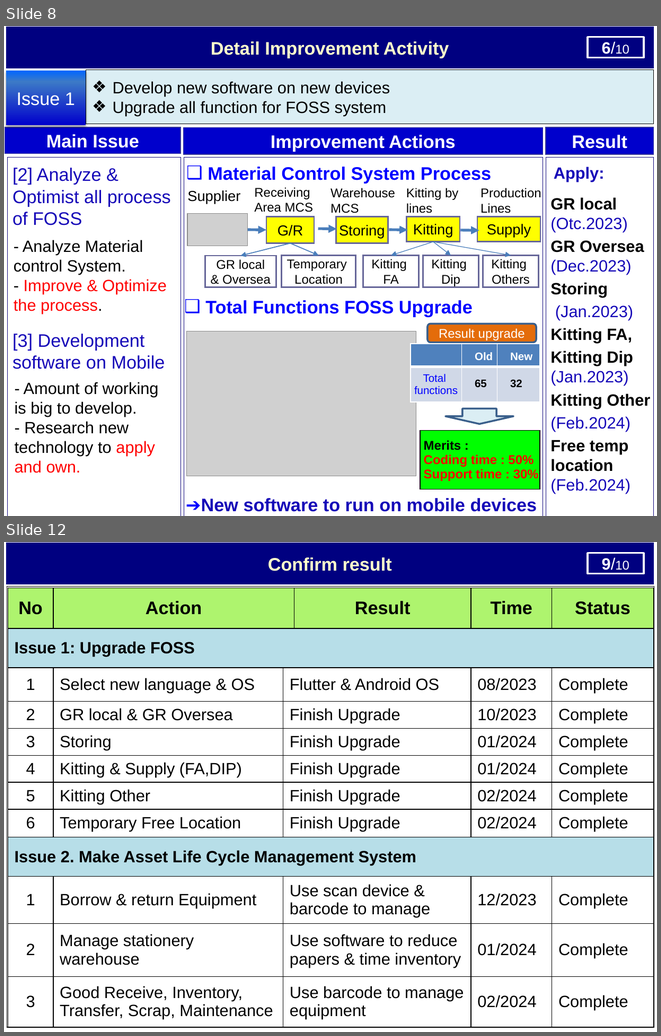
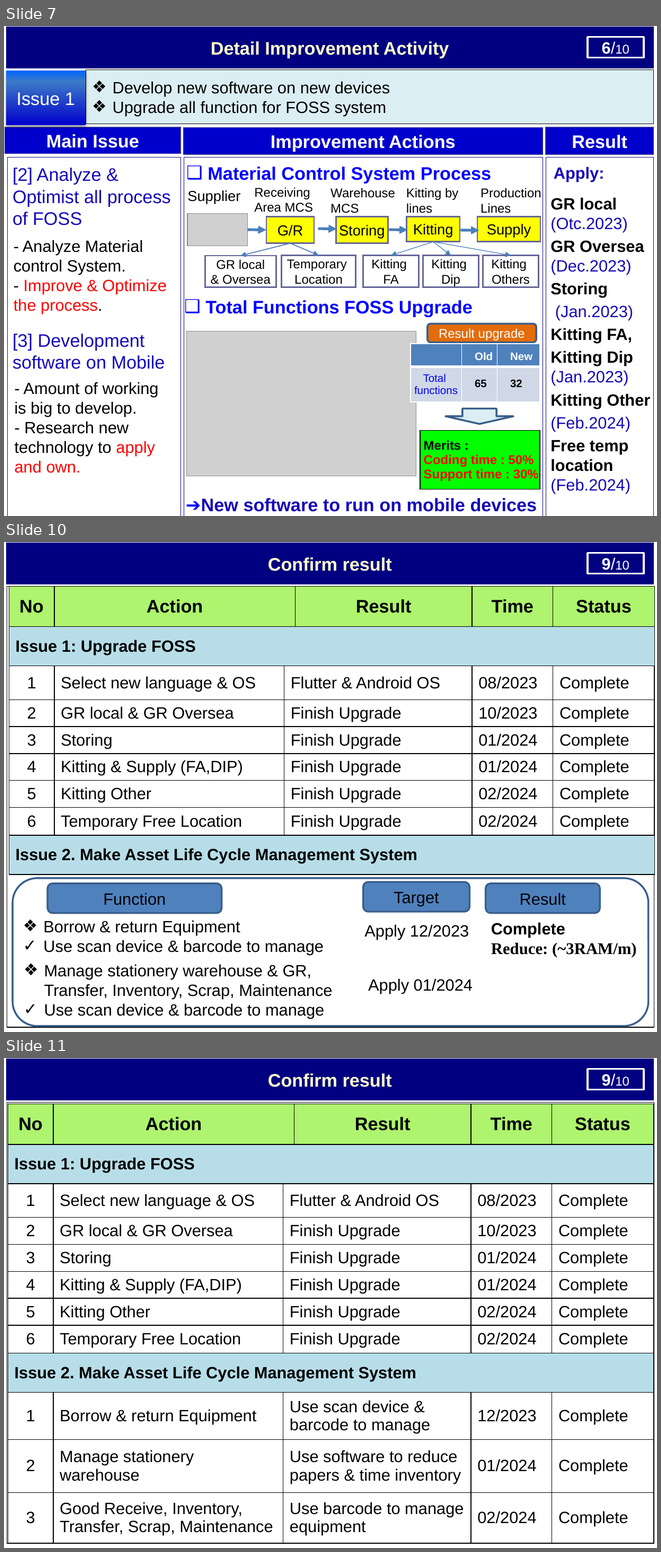
Before and after one commit to thietbicongnghevietnam/ReportPSNV, a slide deck: Report_test.pptx. Shown one above the other, each under a label of ours: slides 8 and 12 before the commit, slides 7, 10 and 11 after it; the slides between them are not shown. The pictures are 661x1036 and 661x1552 pixels, drawn with LibreOffice and Linux fonts; fonts in the diff are those of the drawing; grey boxes stand for pictures. Boxes give left, top, right and bottom in pixels: in the first picture for what was removed or moved away, otherwise in the second. Text is boxed around its words. In the diff, an @@ line names an element or a change of style, - is before the commit and + after.

```diff
--- a/Report_test.pptx
+++ b/Report_test.pptx
@@ slide 10 added at box(4, 542, 657, 1032), background #FFFFFF @@
@@ rectangle added at box(7, 543, 654, 584), fill #000080, outline #000080 0.75 pt, 20 pt, text #FFFFCC, bold @@
+Confirm result
@@ rectangle added at box(588, 553, 644, 574), outline #FFFFFF 2 pt, 18 pt, text #FFFFFF @@
+9/10
@@ freeform shape added at box(617, 546, 654, 567), outline #FFFFFF 2.25 pt, 16 pt, text #FFFFFF @@
+1/10
@@ table added at box(7, 587, 654, 1027), 1 rows, 2 columns @@
+ | 
@@ table added at box(9, 587, 655, 875), 9 rows, 6 columns @@
+No | Action |  | Result | Time | Status
+Issue 1: Upgrade FOSS |  |  |  |  | 
+1 | Select new language & OS | Flutter & Android OS |  | 08/2023 | Complete
+2 | GR local & GR Oversea | Finish Upgrade |  | 10/2023 | Complete
+3 | Storing | Finish Upgrade |  | 01/2024 | Complete
+4 | Kitting & Supply (FA,DIP) | Finish Upgrade |  | 01/2024 | Complete
+5 | Kitting Other | Finish Upgrade |  | 02/2024 | Complete
+6 | Temporary Free Location | Finish Upgrade |  | 02/2024 | Complete
+Issue 2. Make Asset Life Cycle Management System |  |  |  |  | 
@@ rounded rectangle added at box(12, 877, 648, 1025), outline #3A5F8C 2 pt @@
@@ rounded rectangle added at box(48, 883, 222, 913), fill #4F81BD, outline #3A5F8C 2 pt, 18 pt, text #000000 @@
+Function
@@ rounded rectangle added at box(363, 882, 469, 911), fill #4F81BD, outline #3A5F8C 2 pt, 18 pt, text #000000 @@
+Target
@@ rounded rectangle added at box(486, 883, 600, 913), fill #4F81BD, outline #3A5F8C 2 pt, 18 pt, text #000000 @@
+Result
@@ text added at box(43, 920, 324, 954), 18 pt, text #000000 @@
+❖ Borrow & return Equipment
+✓ Use scan device & barcode to manage
@@ text added at box(491, 922, 637, 957), 18 pt, text #000000, bold @@
+Complete
+Reduce: (~3RAM/m)
@@ text added at box(364, 924, 469, 940), 18 pt, text #000000 @@
+Apply 12/2023
@@ text added at box(44, 964, 332, 1018), 18 pt, text #000000 @@
+❖ Manage stationery warehouse & GR, Transfer, Inventory, Scrap, Maintenance
+✓ Use scan device & barcode to manage
@@ text added at box(368, 978, 473, 993), 18 pt, text #000000 @@
+Apply 01/2024
@@ what was slide 8 is now slide 7 @@
@@ what was slide 12 is now slide 11 @@
```
Also in this commit, not shown: 4 slides changed, 2 slides removed.
